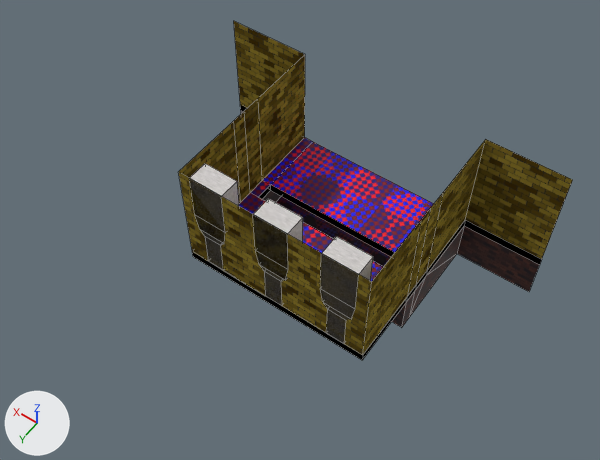
The Blender file Assets/Models/Stage.blend: old version first, new version second.
Rendered twice from a camera (50 mm lens) standing at (-52.8, 91.7, 139.6) and looking at (2.1, 14.9, 18.9). Every picture has the same lights, and +X, +Y and +Z are marked at lower left. Mesh edges are drawn as thin lines.

In view in the first picture: 'Stage'.
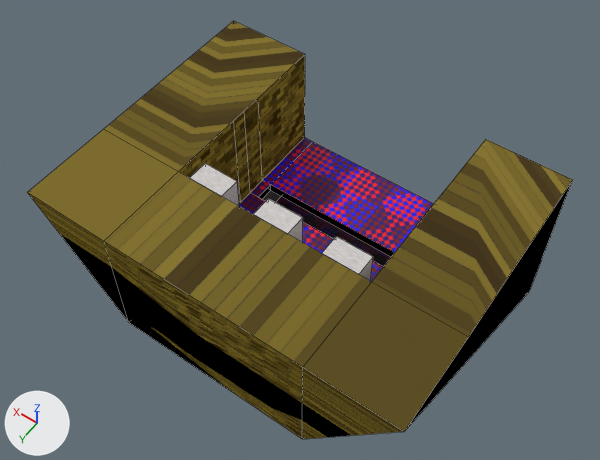
Pixel boxes [x1, y1, x2, y2] of what changed, in the pictures (600 x 460 px):
```json
{"object": "Stage", "change": "reshaped", "before": [179, 21, 572, 360], "after": [27, 21, 572, 439], "on screen": "39% wider, 23% taller"}
{"part": 1, "of": "me_plane_005", "change": "added", "after": [27, 21, 572, 439], "on screen": "yellow"}
```

Edits to the scene script, one JSON object a line:
```json
{"block": "me_plane_005", "where": "# used by ob_stage; location = (0.0, 0.0, 0.0)"}
{"op": "remove", "block": "me_plane_005", "code": "me_plane_005.from_pydata(...)  # 118 vertices, 109 faces; spans x -36.0..37.1, y -11.2..26.2, z 0.0..33.9"}
{"op": "add", "block": "me_plane_005", "code": "me_plane_005.from_pydata(...)  # 126 vertices, 128 faces, 2 loose edges; spans x -36.3..37.1, y -11.2..44.4, z 0.0..33.9"}
{"block": "me_plane_005", "change": "me_plane_005 part 1"}
{"block": "me_plane_005", "change": "8 vertices are added at x -36.3..37.0, y 26.2..44.4, z 9.3..33.9"}
{"block": "me_plane_005", "change": "2 loose edges are added"}
{"block": "me_plane_005", "change": "3 new faces join them, mat_darkness (black #000000)"}
{"block": "me_plane_005", "change": "10 new faces join them, mat_dojowall (picture img_dojowalls_png)"}
{"block": "me_plane_005", "change": "6 new faces join them, mat_dojopillar (picture img_dojopillar_png)"}
```
